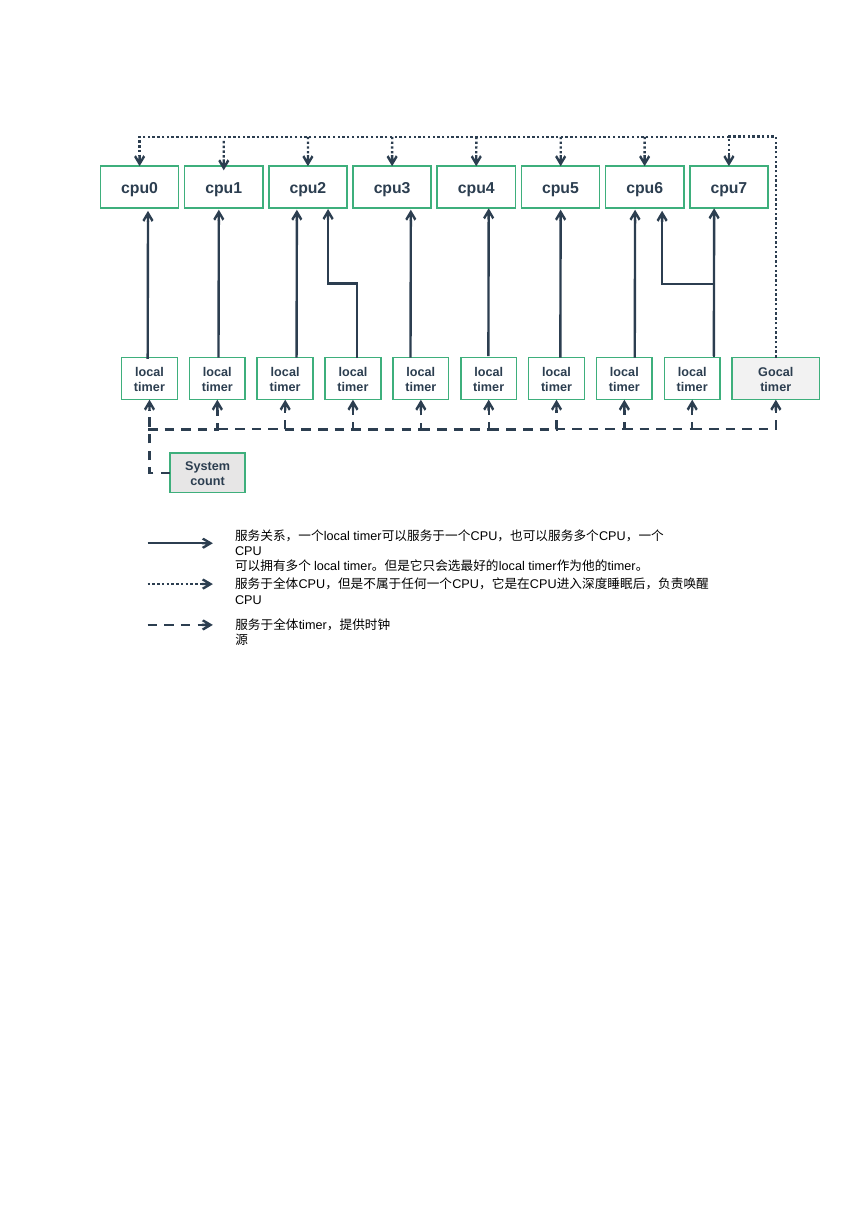
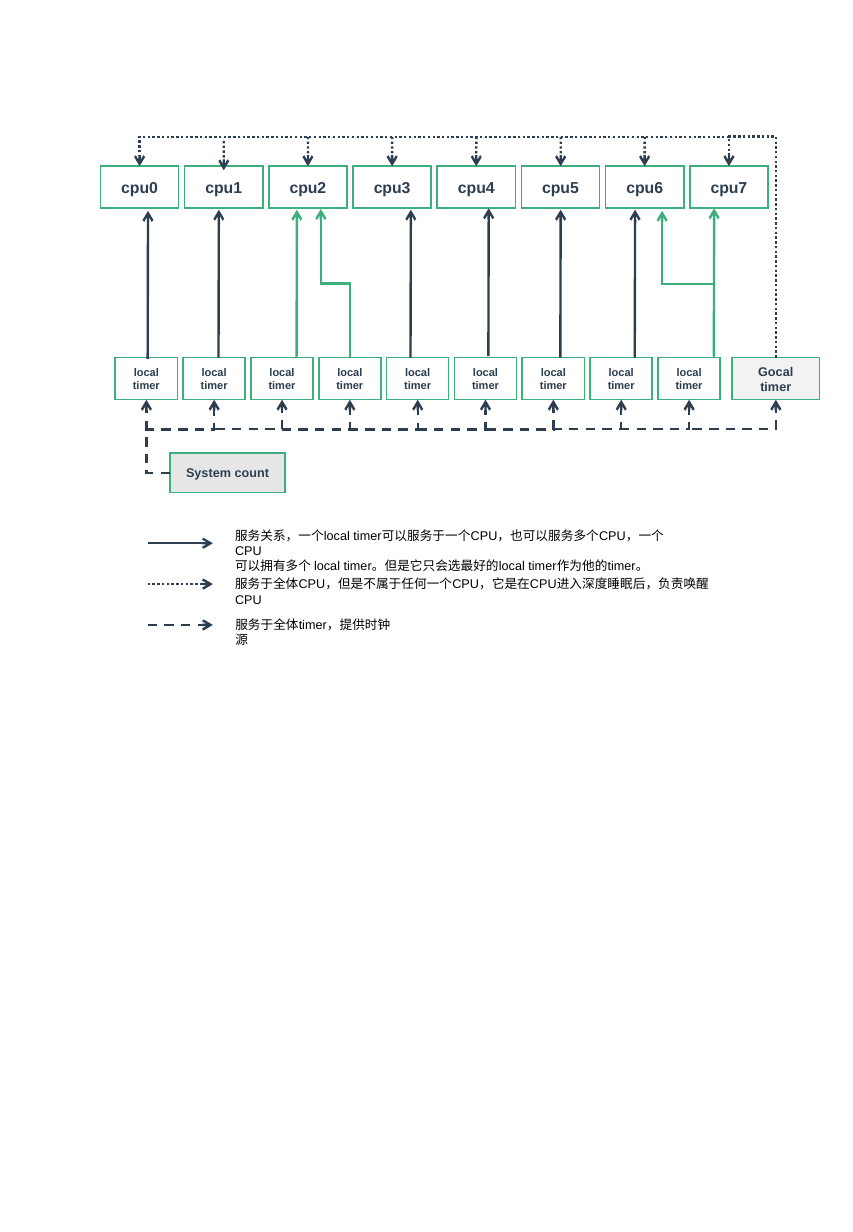
Before and after one commit to zaiqiang-dong/zaiqiang, a slide deck: slide 1 of picture/ppt/timer/timer.pptx. Drawn at 853x1232 pixels with LibreOffice and Linux fonts; fonts in the diff are those of the drawing. Boxes give left, top, right and bottom in pixels: in the first picture for what was removed or moved away, otherwise in the second. Text is boxed around its words. In the diff, an @@ line names an element or a change of style, - is before the commit and + after.

```diff
--- a/picture/ppt/timer/timer.pptx
+++ b/picture/ppt/timer/timer.pptx
@@ arrow (297, 357) - (297, 209): stroke #2C3E50 1.5 pt to #3EAF7C 1.5 pt @@
@@ 6 elbow arrows: place and size @@
-6 elbow arrows at bbox=[148, 209, 693, 430]
+6 elbow arrows at bbox=[144, 209, 689, 430]
@@ elbow arrow (350, 357) - (321, 209): stroke #2C3E50 1.5 pt to #3EAF7C 1.5 pt @@
@@ arrow (714, 356) - (714, 208): stroke #2C3E50 1.5 pt to #3EAF7C 1.5 pt @@
@@ elbow arrow (714, 357) - (662, 210): stroke #2C3E50 1.5 pt to #3EAF7C 1.5 pt @@
@@ rectangle "local timer": place and size @@
-rectangle "local timer" at bbox=[122, 357, 177, 399]
+rectangle "local timer" at bbox=[115, 357, 177, 399]
@@ rectangle "local timer": place and size @@
-rectangle "local timer" at bbox=[190, 357, 246, 399]
+rectangle "local timer" at bbox=[183, 357, 246, 399]
@@ rectangle "local timer": place and size @@
-rectangle "local timer" at bbox=[257, 357, 313, 399]
+rectangle "local timer" at bbox=[251, 357, 314, 399]
@@ rectangle "local timer": place and size @@
-rectangle "local timer" at bbox=[325, 357, 381, 399]
+rectangle "local timer" at bbox=[318, 357, 381, 399]
@@ rectangle "local timer": place and size @@
-rectangle "local timer" at bbox=[392, 357, 448, 399]
+rectangle "local timer" at bbox=[387, 357, 449, 399]
@@ rectangle "local timer": place and size @@
-rectangle "local timer" at bbox=[461, 357, 516, 399]
+rectangle "local timer" at bbox=[455, 357, 517, 399]
@@ size 8 to 7 pt in 9 elements at bbox=[251, 357, 314, 399], bbox=[387, 357, 449, 399], bbox=[455, 357, 517, 399], bbox=[590, 357, 653, 399], bbox=[659, 357, 721, 399], bbox=[115, 357, 177, 399], bbox=[183, 357, 246, 399], bbox=[318, 357, 381, 399], bbox=[522, 357, 585, 399] @@
@@ rectangle "local timer": place and size @@
-rectangle "local timer" at bbox=[529, 357, 585, 399]
+rectangle "local timer" at bbox=[522, 357, 585, 399]
@@ rectangle "local timer": place and size @@
-rectangle "local timer" at bbox=[596, 357, 652, 399]
+rectangle "local timer" at bbox=[590, 357, 653, 399]
@@ rectangle "local timer": place and size @@
-rectangle "local timer" at bbox=[664, 357, 720, 399]
+rectangle "local timer" at bbox=[659, 357, 721, 399]
@@ elbow arrow (171, 473) - (147, 399): route changed @@
@@ elbow arrow (282, 430) - (350, 399): route changed @@
@@ elbow arrow moved from (351, 430) - (421, 399) to (349, 430) - (417, 399) @@
@@ elbow arrow moved from (555, 429) - (624, 399) to (553, 429) - (621, 399) @@
@@ rectangle "System count": place and size @@
-rectangle "System count" at bbox=[171, 453, 246, 492]
+rectangle "System count" at bbox=[171, 453, 285, 492]
```
Also in this commit, not shown: 2 slides added, 30 other files.
